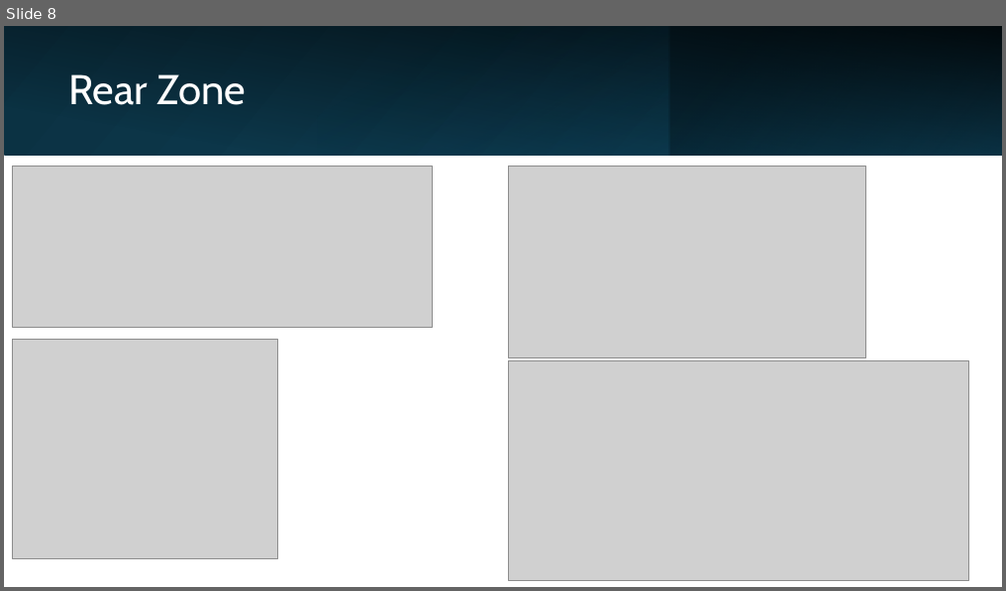
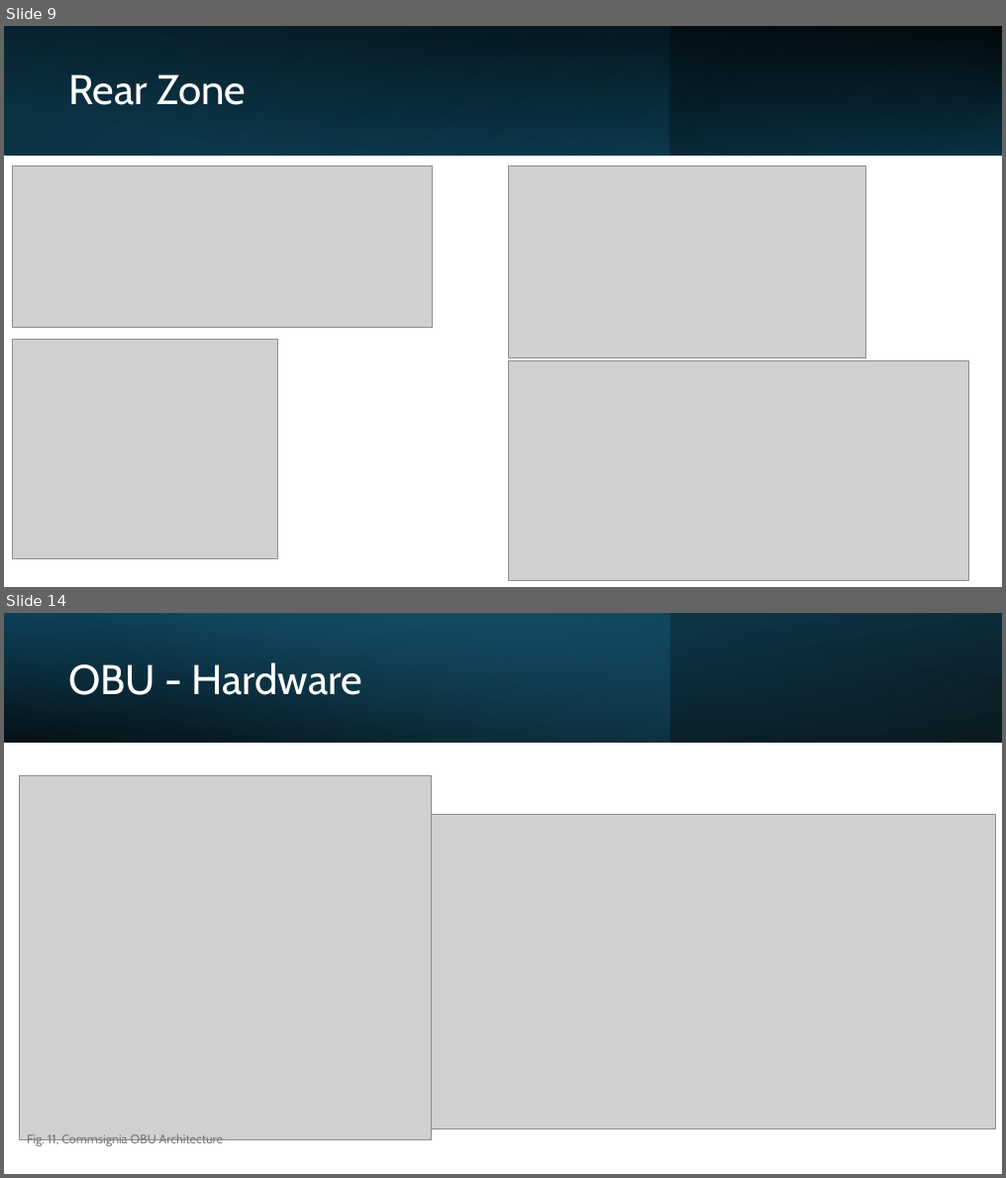
Before and after one commit to LF-RoGu/Model-Base-Systems, a slide deck: Presentation/C-ITS.pptx. Shown one above the other, each under a label of ours: slide 8 before the commit, slides 9 and 14 after it; the slides between them are not shown. The pictures are 1006x591 and 1006x1178 pixels, drawn with LibreOffice and Linux fonts; fonts in the diff are those of the drawing; grey boxes stand for pictures. Boxes give left, top, right and bottom in pixels: in the first picture for what was removed or moved away, otherwise in the second. Text is boxed around its words. In the diff, an @@ line names an element or a change of style, - is before the commit and + after.

```diff
--- a/Presentation/C-ITS.pptx
+++ b/Presentation/C-ITS.pptx
@@ slide 14 added at (x1=4, y1=613, x2=1002, y2=1174), background #FFFFFF @@
@@ rectangle added at (x1=4, y1=613, x2=1002, y2=742), fill gradient #000000 to #104862 @@
@@ rectangle added at (x1=4, y1=613, x2=669, y2=742), fill gradient #156082 to #46B1E1 @@
@@ rectangle added at (x1=4, y1=613, x2=1002, y2=742), fill gradient #000000 to #156082 @@
@@ title added at (x1=68, y1=663, x2=362, y2=695), 40 pt, text #FFFFFF @@
+OBU - Hardware
@@ picture added at (x1=20, y1=775, x2=432, y2=1140) @@
@@ picture added at (x1=426, y1=814, x2=997, y2=1130) @@
@@ text added at (x1=27, y1=1135, x2=223, y2=1147), 12 pt, text #797979 @@
+Fig. 11, Commsignia OBU Architecture
@@ what was slide 8 is now slide 9 @@
```
Also in this commit, not shown: 6 slides changed, 9 other slides added, 4 slides removed.
